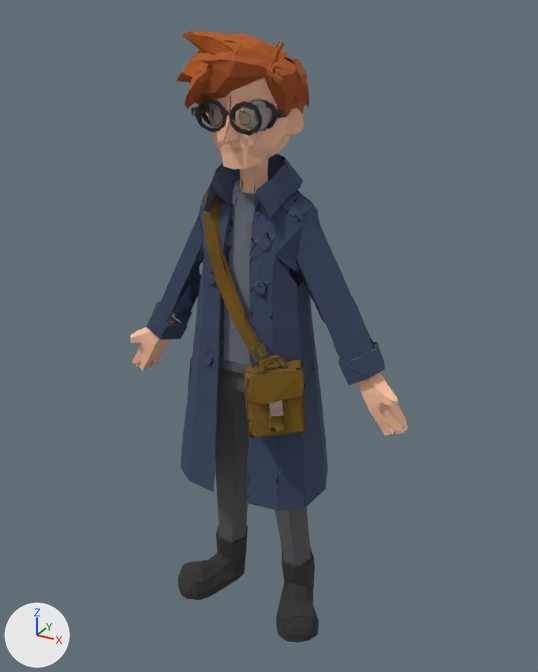
An edit to the glTF model docs/univers/archipeo/personnages/modeles/6e-equipage-malo/equipier.glb, drawn before and after from the same camera.
Camera for both pictures: a camera (50 mm lens) standing at (0.559, -0.955, 1.027) and looking at (0.018, 0.028, 0.536). Arrows for +X, +Y and +Z are at lower left; the lights stay in place. The older version comes first. Where no turn or scale is listed for an object, it has been applied to the vertices. Vertices at exactly the same position are counted once.

In view in the first picture: 'equipier'.
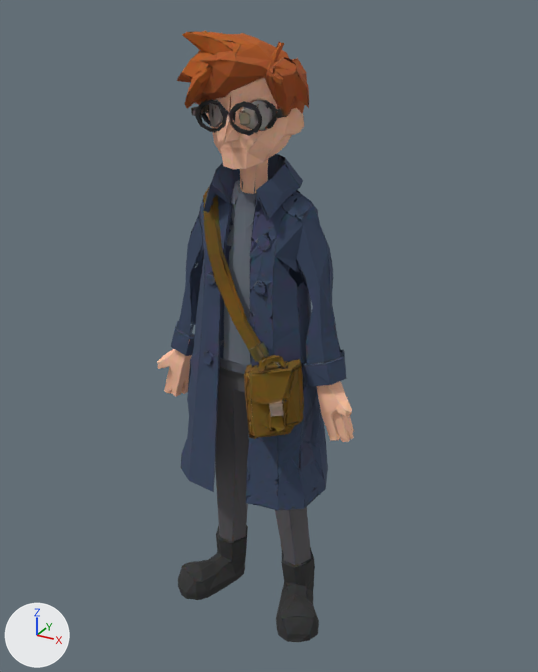
Where the newer file only moved an object's origin or applied its transform, the numbers keep the older frame.

Changed parts and their boxes (x1, y1, x2, y2) in the pictures (538 x 672 px):
'equipier', reshaped (29% narrower)
    before: (130, 31, 408, 642)
    after: (157, 31, 354, 642)
part 1 of me_mesh_0, deleted
    before: (130, 263, 408, 465)
part 2 of me_mesh_0, reshaped
    before: (130, 216, 394, 510)
    after: (157, 216, 354, 499)

The change in detail:
me_mesh_0 is used by ob_equipier; location (0.0, 0.0, 0.5).
me_mesh_0 had 12209 vertices, 9336 faces and spanned x -0.264..0.264, y -0.112..0.112, z -0.5..0.5.
me_mesh_0 now has 12211 vertices, 9336 faces and spans x -0.185..0.185, y -0.112..0.112, z -0.5..0.5.
me_mesh_0 part 1: 222 loose pieces with 1361 vertices, spanning x -0.264..0.264, y -0.066..0.063, z -0.179..0.203, are deleted.
me_mesh_0 part 2: 453 vertices moved from x -0.201..0.202, y -0.078..0.06, z -0.189..0.204 to x -0.151..0.152, y -0.079..0.059, z -0.189..0.203; 465 vertices removed from x -0.249..0.248, y -0.078..0.06, z -0.195..0.191; 1828 vertices added at x -0.185..0.185, y -0.079..0.077, z -0.216..0.201.
Other edits to the shape of me_mesh_0 do not show in these pictures.
